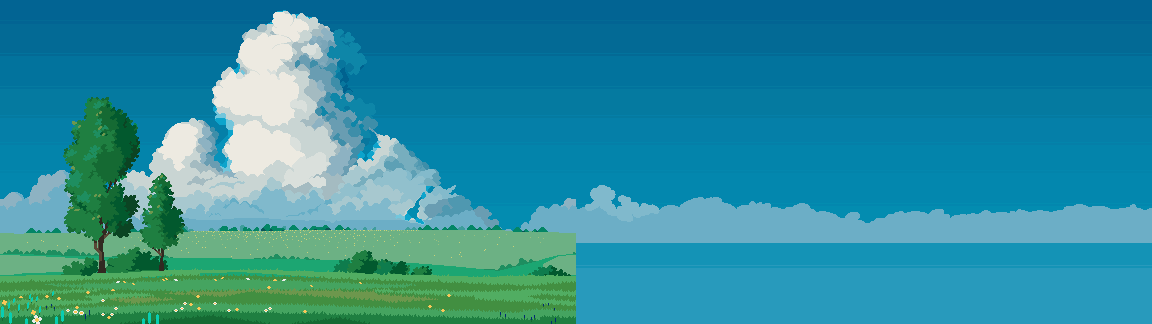
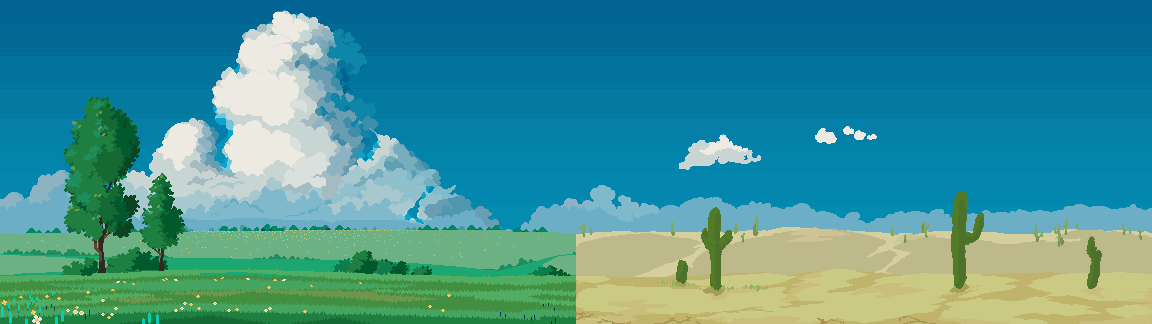
Before/after of a w=1152, h=324 layered artwork. What changed in the layer stack:
added group "ClipG 4" with 3 layers in group "Group 2" over [576, 128, 1152, 324]
added layer "4.1" in group "ClipG 4" over [576, 128, 1152, 324]
added layer "Mask Layer" (1st of 2, in "Group 2" › "ClipG 4") in group "ClipG 4" over [576, 256, 1152, 324]
added layer "4" in group "ClipG 4" over [576, 256, 1152, 324]
added group "ClipG 3" with 3 layers in group "Group 2" over [576, 192, 1152, 324]
added layer "3.1" in group "ClipG 3" over [576, 192, 1152, 256]
added layer "Mask Layer" (2nd of 2, in "Group 2" › "ClipG 3") in group "ClipG 3" over [576, 192, 1152, 320]
added layer "3" in group "ClipG 3" over [576, 192, 1152, 324]
painted on "2.png" (1st of 2, in "Group 2") over [576, 126, 1152, 256]
painted on "1.png" (1st of 2, in "Group 2") over [576, 126, 1152, 324]
painted on "2.png" (2nd of 2, in "Group 1") over [576, 126, 1152, 324]
